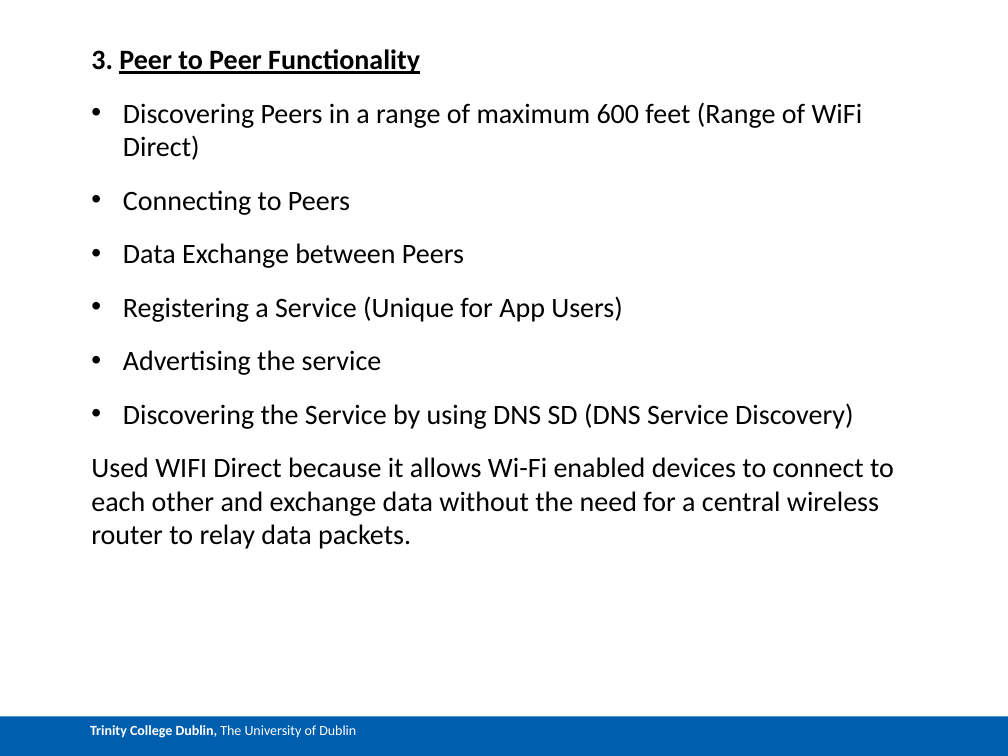
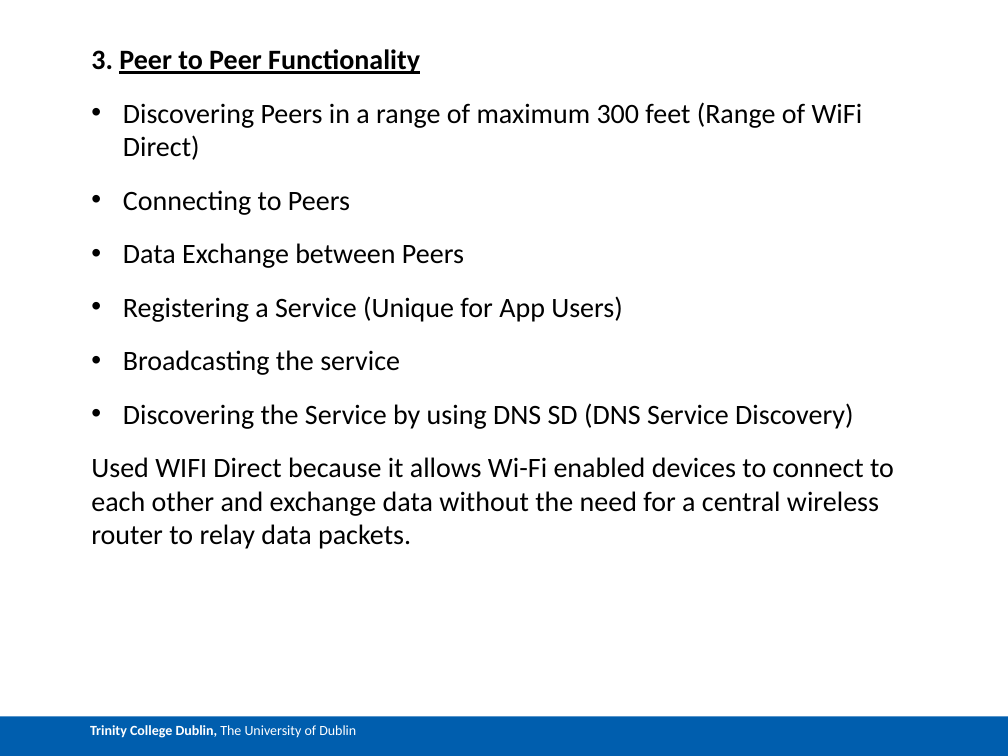
Before and after one commit to ppkkll/LoginPage, a slide deck: slide 7 of Documents/ASE Demo Group 9.pptx. Drawn at 1008x756 pixels with LibreOffice and Linux fonts; fonts in the diff are those of the drawing. Boxes give left, top, right and bottom in pixels: in the first picture for what was removed or moved away, otherwise in the second. Text is boxed around its words. In the diff, an @@ line names an element or a change of style, - is before the commit and + after.

```diff
--- a/Documents/ASE Demo Group 9.pptx
+++ b/Documents/ASE Demo Group 9.pptx
@@ text at box(123, 102, 863, 160): text changed @@
-• Discovering Peers in a range of maximum 600 feet (Range of WiFi Direct)
+• Discovering Peers in a range of maximum 300 feet (Range of WiFi Direct)
@@ text at box(123, 350, 400, 375): text changed @@
-• Advertising the service
+• Broadcasting the service
```
Also in this commit, not shown: 8 other slides changed, 2 slides added, 1 slide removed.
